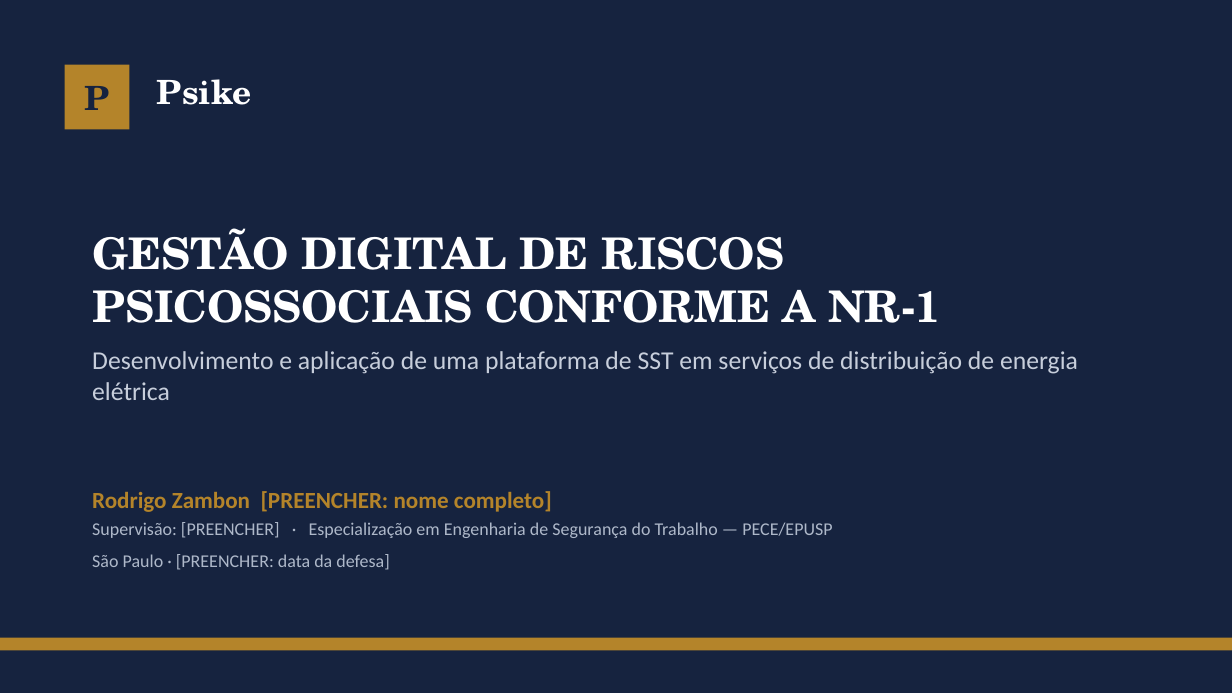
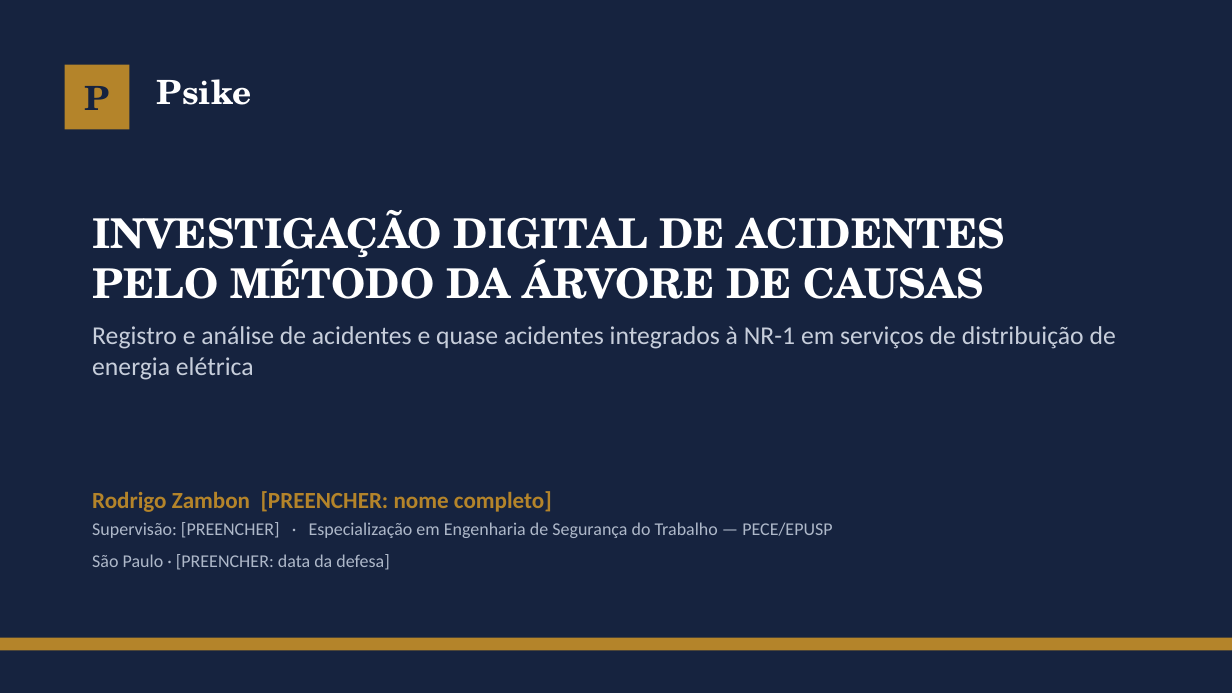
Before and after one commit to rodrigozambon20-del/TCCENGENHARIASEGURAN-A, a slide deck: slide 1 of docs/tcc/apresentacao/Apresentacao_Banca_Psike.pptx. Drawn at 1232x693 pixels with LibreOffice and Linux fonts; fonts in the diff are those of the drawing. Boxes give left, top, right and bottom in pixels: in the first picture for what was removed or moved away, otherwise in the second. Text is boxed around its words. In the diff, an @@ line names an element or a change of style, - is before the commit and + after.

```diff
--- a/docs/tcc/apresentacao/Apresentacao_Banca_Psike.pptx
+++ b/docs/tcc/apresentacao/Apresentacao_Banca_Psike.pptx
@@ text at [92,210,1116,380]: text changed @@
-GESTÃO DIGITAL DE RISCOS PSICOSSOCIAIS CONFORME A NR-1
-Desenvolvimento e aplicação de uma plataforma de SST em serviços de distribuição de energia elétrica
+INVESTIGAÇÃO DIGITAL DE ACIDENTES PELO MÉTODO DA ÁRVORE DE CAUSAS
+Registro e análise de acidentes e quase acidentes integrados à NR-1 em serviços de distribuição de energia elétrica
```
Also in this commit, not shown: 11 other slides changed, 1 slide added, 1 slide removed, 5 other files.
